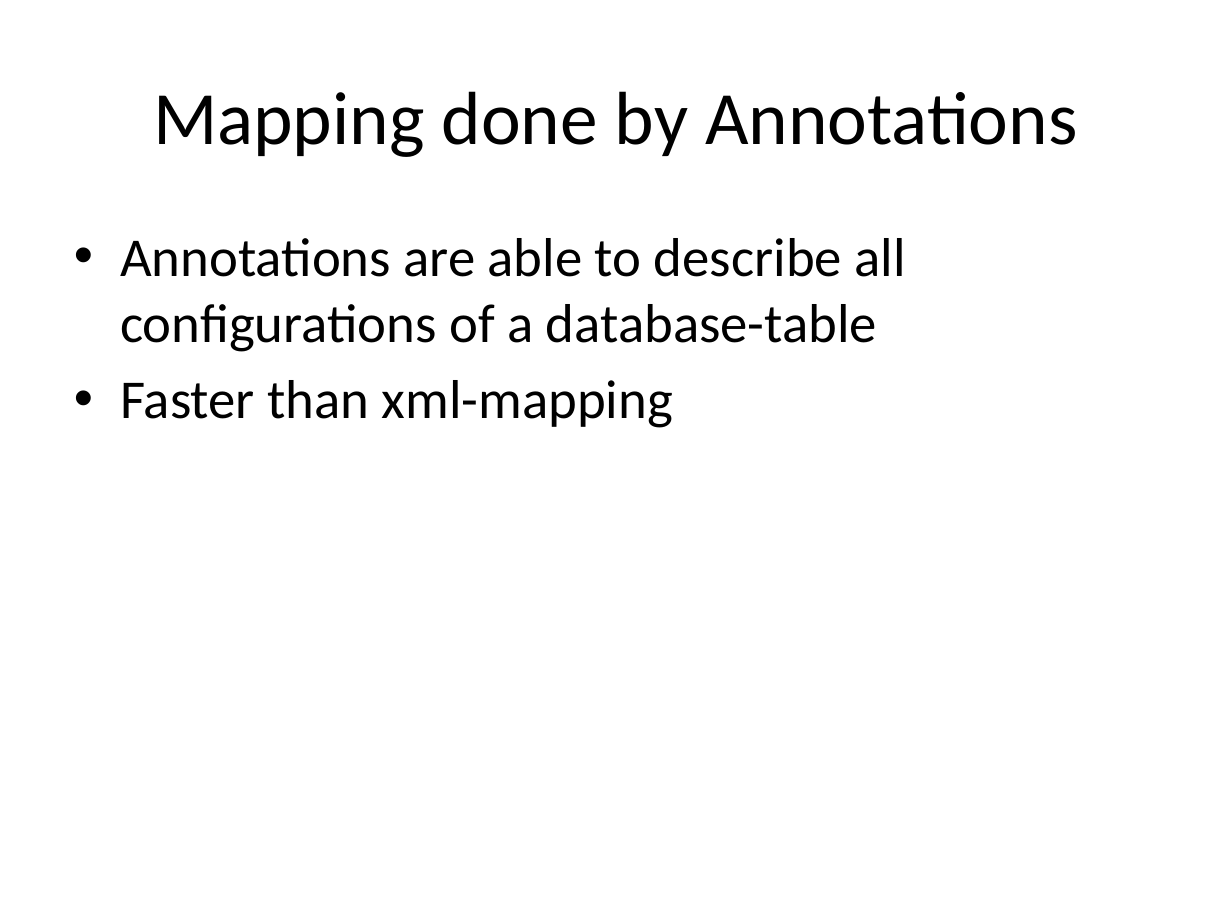
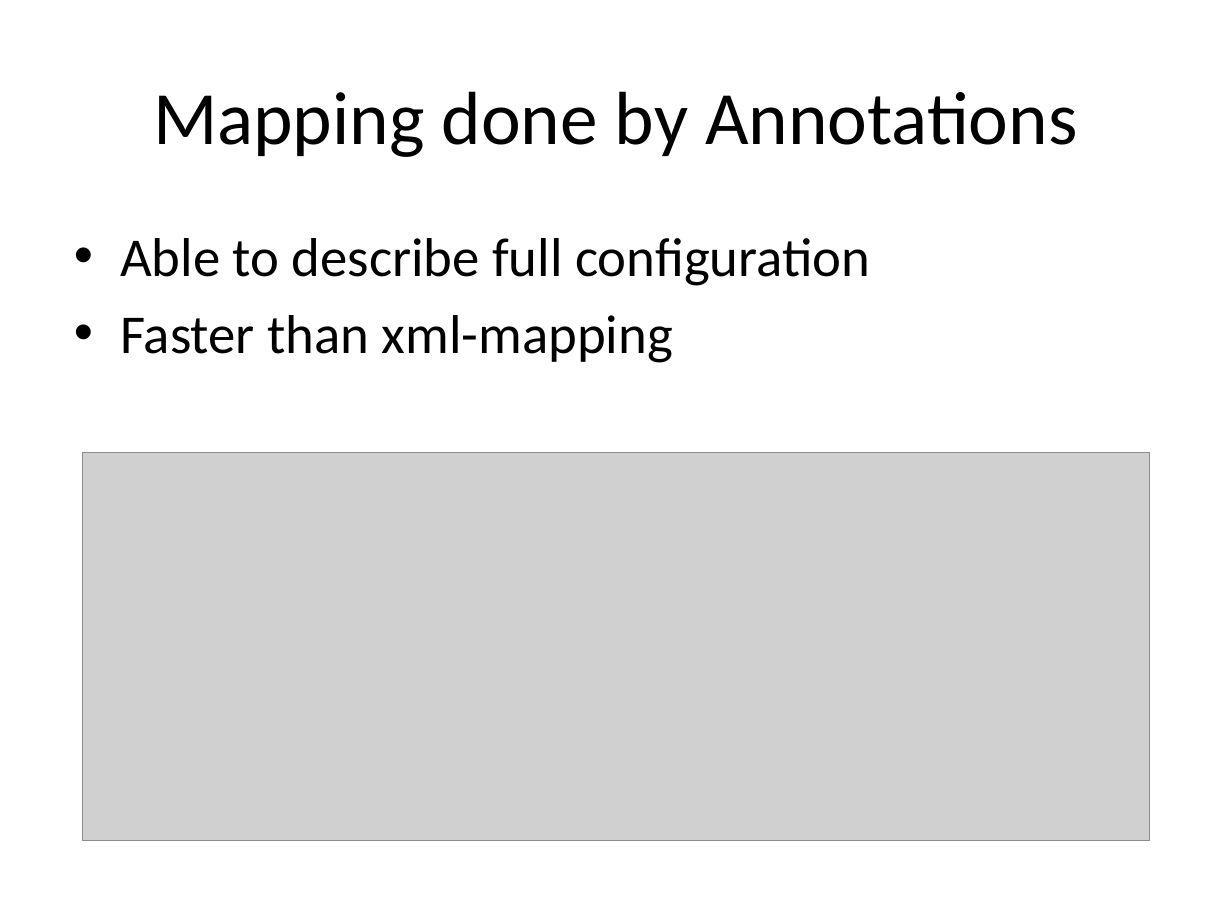
Before and after one commit to markusmo/HotelSoftware, a slide deck: slide 18 of Documentation/Praesentation/PresentationRoomanizer.pptx (slide 14 before the commit). Drawn at 1232x924 pixels with LibreOffice and Linux fonts; fonts in the diff are those of the drawing; grey boxes stand for pictures. Boxes give left, top, right and bottom in pixels: in the first picture for what was removed or moved away, otherwise in the second. Text is boxed around its words. In the diff, an @@ line names an element or a change of style, - is before the commit and + after.

```diff
--- a/Documentation/Praesentation/PresentationRoomanizer.pptx
+++ b/Documentation/Praesentation/PresentationRoomanizer.pptx
@@ text at bbox=[120, 238, 870, 286]: text changed @@
-• Annotations are able to describe all configurations of a database-table
+• Able to describe full configuration
@@ picture added at bbox=[83, 452, 1149, 840] @@
```
Also in this commit, not shown: 8 other slides changed, 7 slides added, 3 slides removed, 15 other files.
